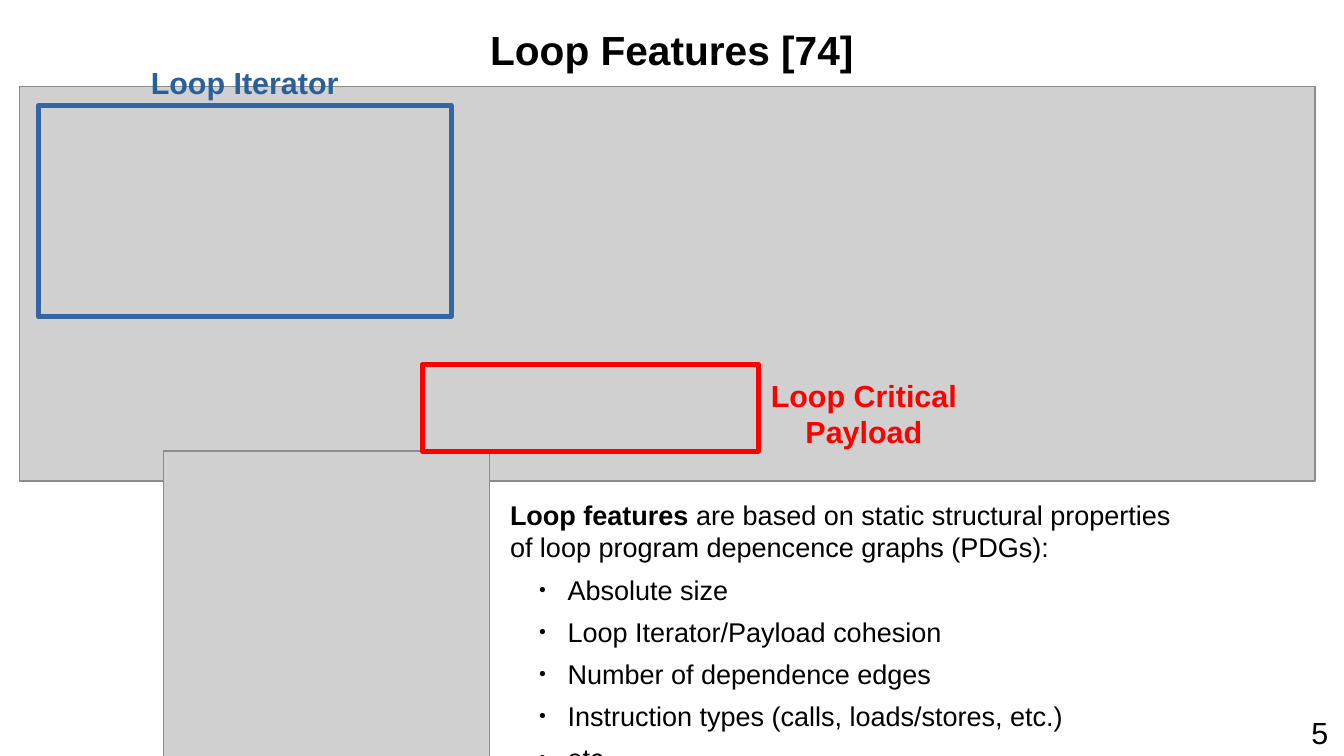
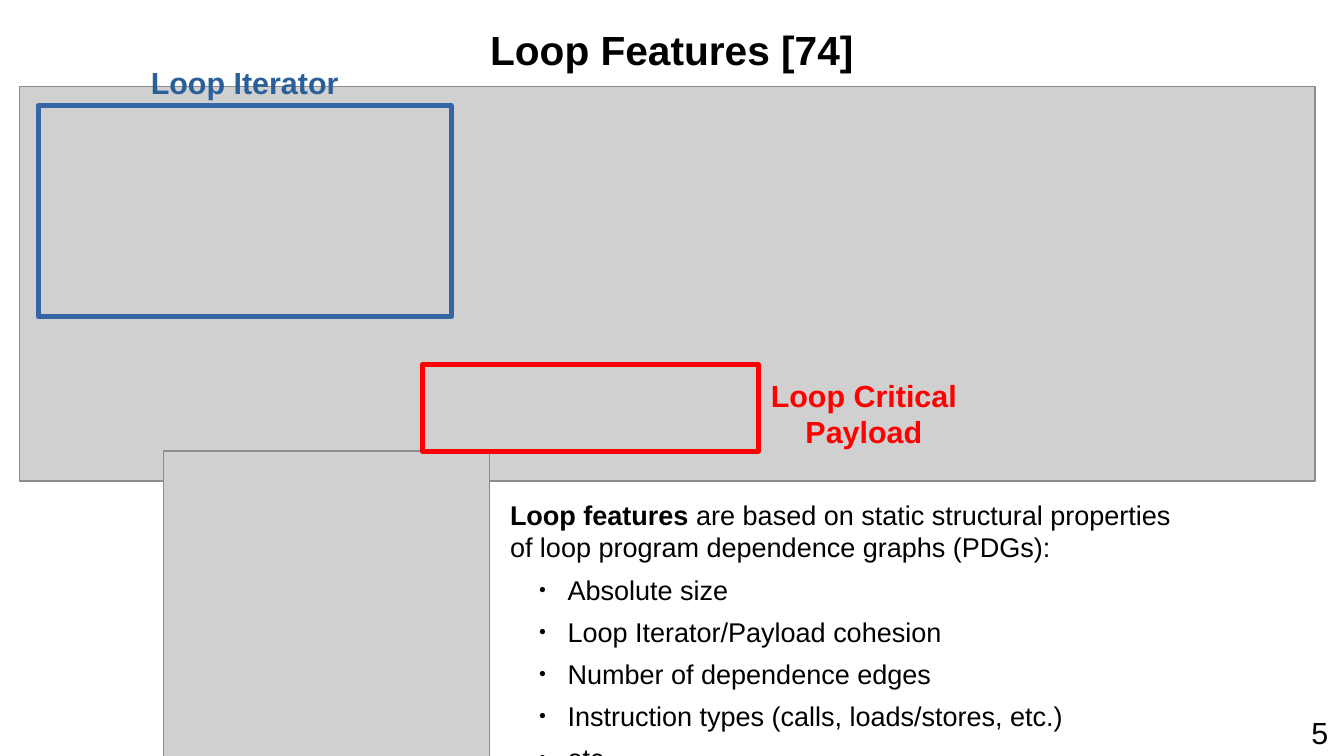
Before and after one commit to harel-coffee/PParMetrics-auto, a slide deck: slide 23 of doc/AI_SEPS_2019_talk/presentation.odp. Drawn at 1344x756 pixels with LibreOffice and Linux fonts; fonts in the diff are those of the drawing; grey boxes stand for pictures. Boxes give left, top, right and bottom in pixels: in the first picture for what was removed or moved away, otherwise in the second. Text is boxed around its words. In the diff, an @@ line names an element or a change of style, - is before the commit and + after.

```diff
--- a/doc/AI_SEPS_2019_talk/presentation.odp
+++ b/doc/AI_SEPS_2019_talk/presentation.odp
@@ text at (x1=510, y1=505, x2=1170, y2=562): text changed @@
-Loop features are based on static structural properties of loop program depencence graphs (PDGs):
+Loop features are based on static structural properties of loop program dependence graphs (PDGs):
```
Also in this commit, not shown: 1 other slide changed, 3 other files.
